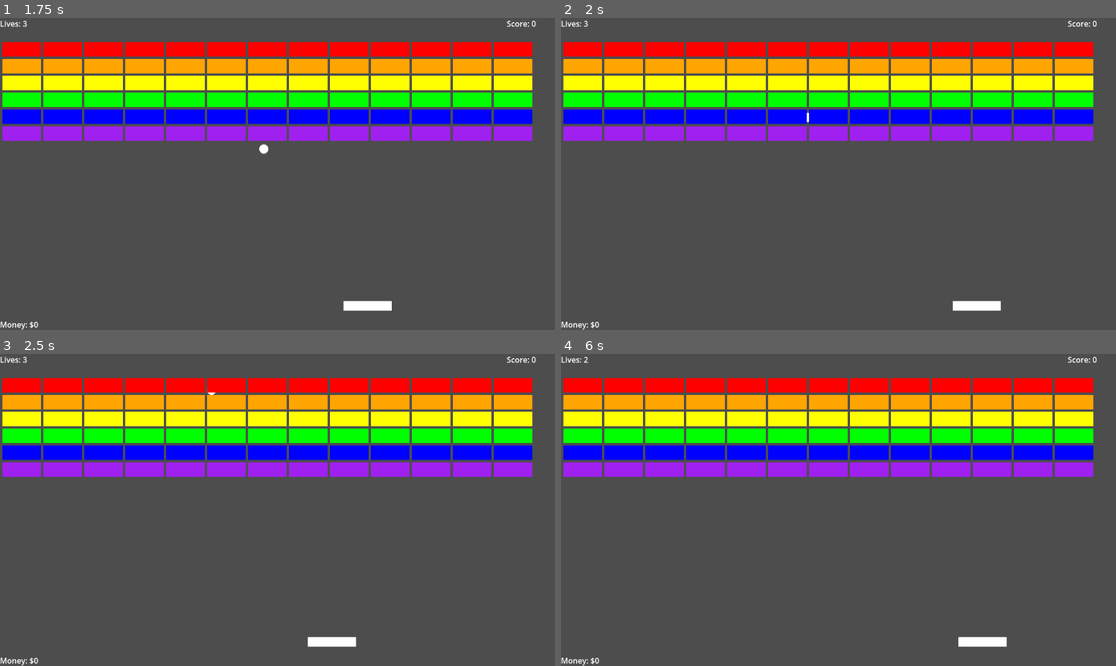
Above: before the commit, frames 1-4 (two rows, left to right).
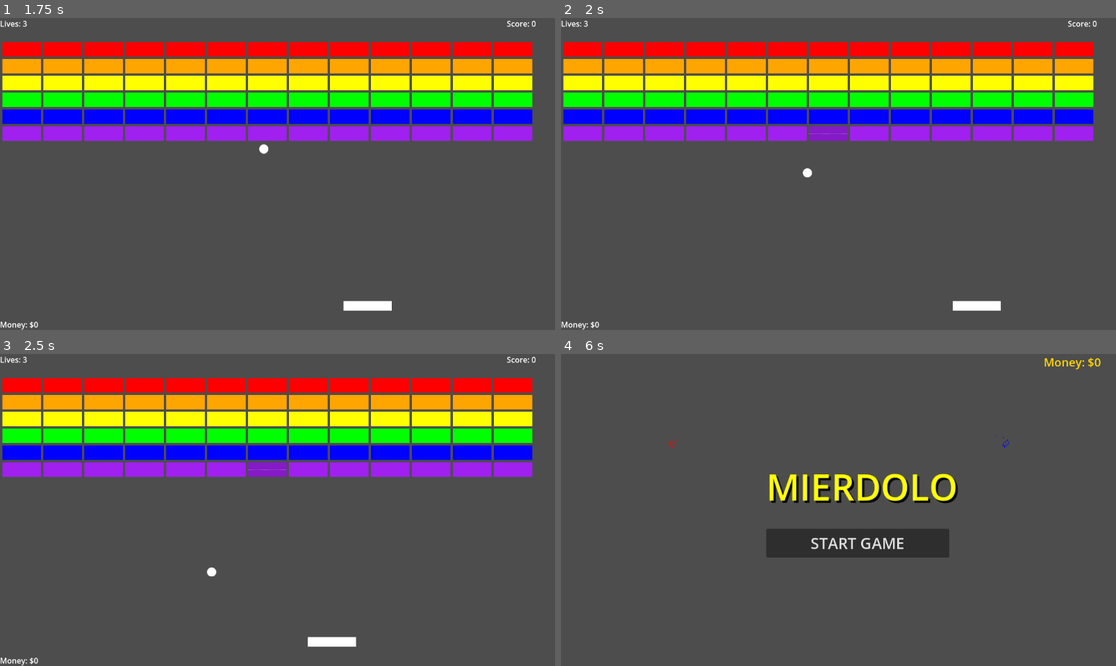
Above: after the commit, the same moments.

Repository: Jav1B/arkaclone
Game: Godot game, scene res://main_menu.tscn
Two runs of this game, one before a commit and one after it. Both use one fixed random seed, a clock stepped at 60 frames per second and the inputs below.
Inputs (mouse positions are in pixels of both pictures, inside the frame that each line leads up to):
- Up to frame 1 (1.75 s): click "START GAME" at 0.5 s; tap Enter (ui_accept) at 1.25, 1.52 s; move the mouse to (399, 158) at 1.27 s; press the mouse at (399, 158) at 1.28 s; hold Right (ui_right) from 1.28 s (still down)
- Up to frame 2 (2 s): keep holding Right (ui_right)
- Up to frame 3 (2.5 s): move the mouse to (166, 525) at 2.02 s; release Right (ui_right) at 2.03 s; release the mouse at (166, 525) at 2.03 s; hold Left (ui_left) from 2.03 s (still down); click (166, 525) at 2.1 s; tap Enter (ui_accept) at 2.27 s
- Up to frame 4 (6 s): move the mouse to (894, 441) at 2.77 s; release Left (ui_left) at 2.78 s; press the mouse at (894, 441) at 2.78 s; hold Right (ui_right) 2.78-4.28 s; move the mouse to (810, 572) at 3.52 s; release the mouse at (810, 572) at 3.53 s; click (810, 572) at 3.6 s; tap Enter (ui_accept) at 3.77, 4.52, 5.27, 5.75 s; move the mouse to (1005, 556) at 4.27 s; press the mouse at (1005, 556) at 4.28 s; hold Left (ui_left) from 4.28 s (still down); move the mouse to (672, 463) at 5.02 s; release the mouse at (672, 463) at 5.03 s; click (672, 463) at 5.1 s; move the mouse to (866, 510) at 5.77 s; press the mouse at (866, 510) at 5.78 s

Frame 1 is identical in both runs. In frame 2, 0.4% of the frame differs, in the area x 43-52%, y 30-52%; in frame 3, 0.4%; in frame 4, 31%, in the area x 0-98%, y 0-100%.

Commit message:
Fix ball-brick collision detection
Fixed critical bug where collision shape setup was accidentally moved inside the add_cracks_to_image function instead of _ready(), causing ball to pass through bricks without collision.

- Moved collision shape and physics material setup back to _ready()
- Ball now properly collides with and bounces off bricks
- Money system and multi-hit mechanics now work correctly

🤖 Generated with [Claude Code](https://claude.ai/code)

Co-Authored-By: Claude <noreply@anthropic.com>

Diff:
--- a/brick.gd
+++ b/brick.gd
@@ -12,6 +12,18 @@
 var current_hits = 0
 
 func _ready():
+	# Set up collision shape first
+	var collision = $BrickCollision
+	var shape = RectangleShape2D.new()
+	shape.size = Vector2(brick_width, brick_height)
+	collision.shape = shape
+
+	# Add bouncy physics material
+	var brick_material = PhysicsMaterial.new()
+	brick_material.bounce = 1.0
+	brick_material.friction = 0.0
+	physics_material_override = brick_material
+
 	update_brick_appearance()
 
 func update_brick_appearance():
@@ -49,18 +61,6 @@
 			if y % 2 == 0:  # Sparse crack
 				image.set_pixel(width / 2, y, Color.DARK_GRAY)
 
-	# Set up collision shape
-	var collision = $BrickCollision
-	var shape = RectangleShape2D.new()
-	shape.size = Vector2(brick_width, brick_height)
-	collision.shape = shape
-
-	# Add bouncy physics material
-	var brick_material = PhysicsMaterial.new()
-	brick_material.bounce = 1.0
-	brick_material.friction = 0.0
-	physics_material_override = brick_material
-
 func hit():
 	current_hits += 1
 
